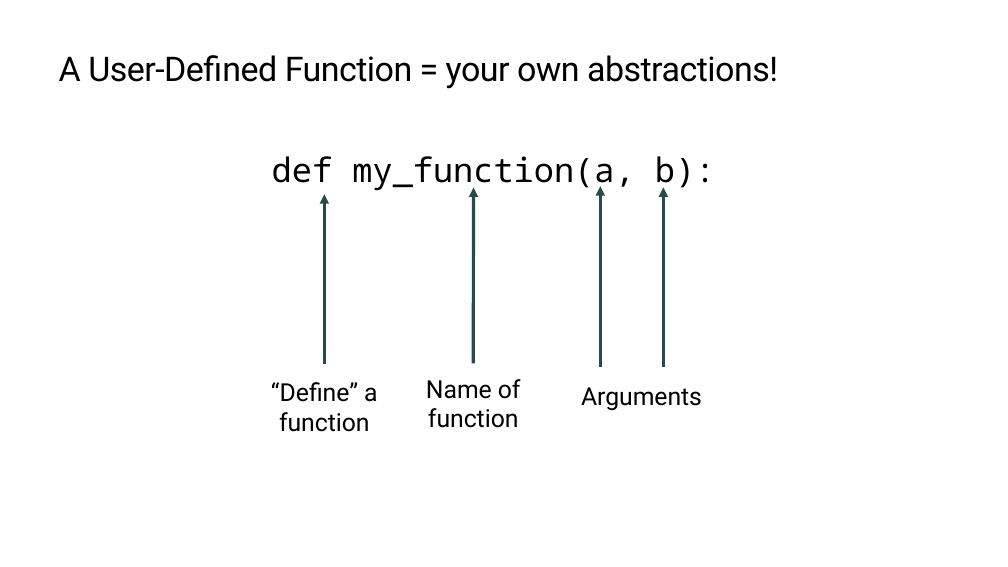
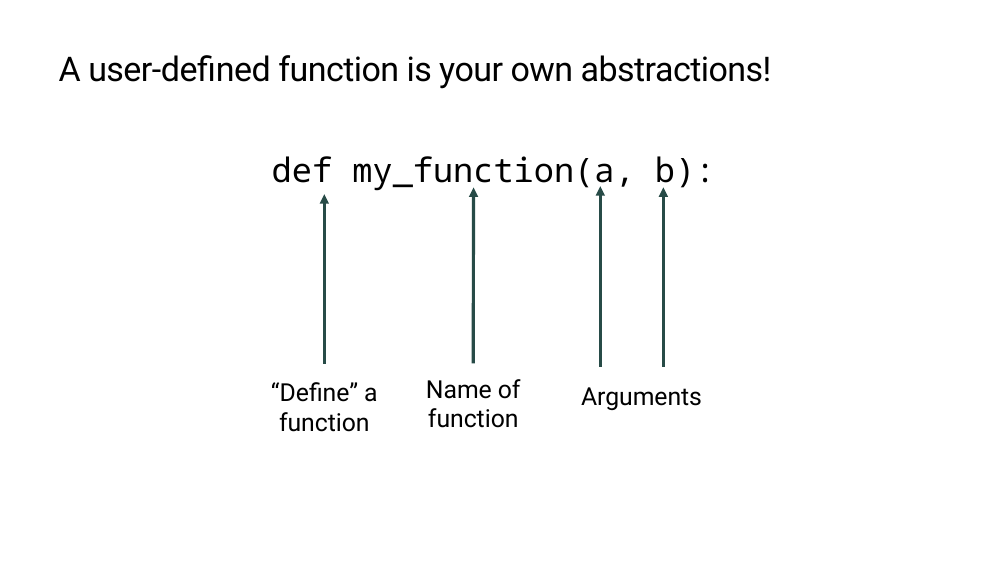
Before and after one commit to TEALSK12/2nd-semester-introduction-to-computer-science, a slide deck: slide 12 of units/3_unit/slidedecks/Intro Python 3.02 TEALS.pptx. Drawn at 1008x567 pixels with LibreOffice and Linux fonts; fonts in the diff are those of the drawing; background and template pictures are left out. Boxes give left, top, right and bottom in pixels: in the first picture for what was removed or moved away, otherwise in the second. Text is boxed around its words. In the diff, an @@ line names an element or a change of style, - is before the commit and + after.

```diff
--- a/units/3_unit/slidedecks/Intro Python 3.02 TEALS.pptx
+++ b/units/3_unit/slidedecks/Intro Python 3.02 TEALS.pptx
@@ title at (59, 55, 772, 89): text changed @@
-A User-Defined Function = your own abstractions!
+A user-defined function is your own abstractions!
```
Also in this commit, not shown: 14 other slides changed.
